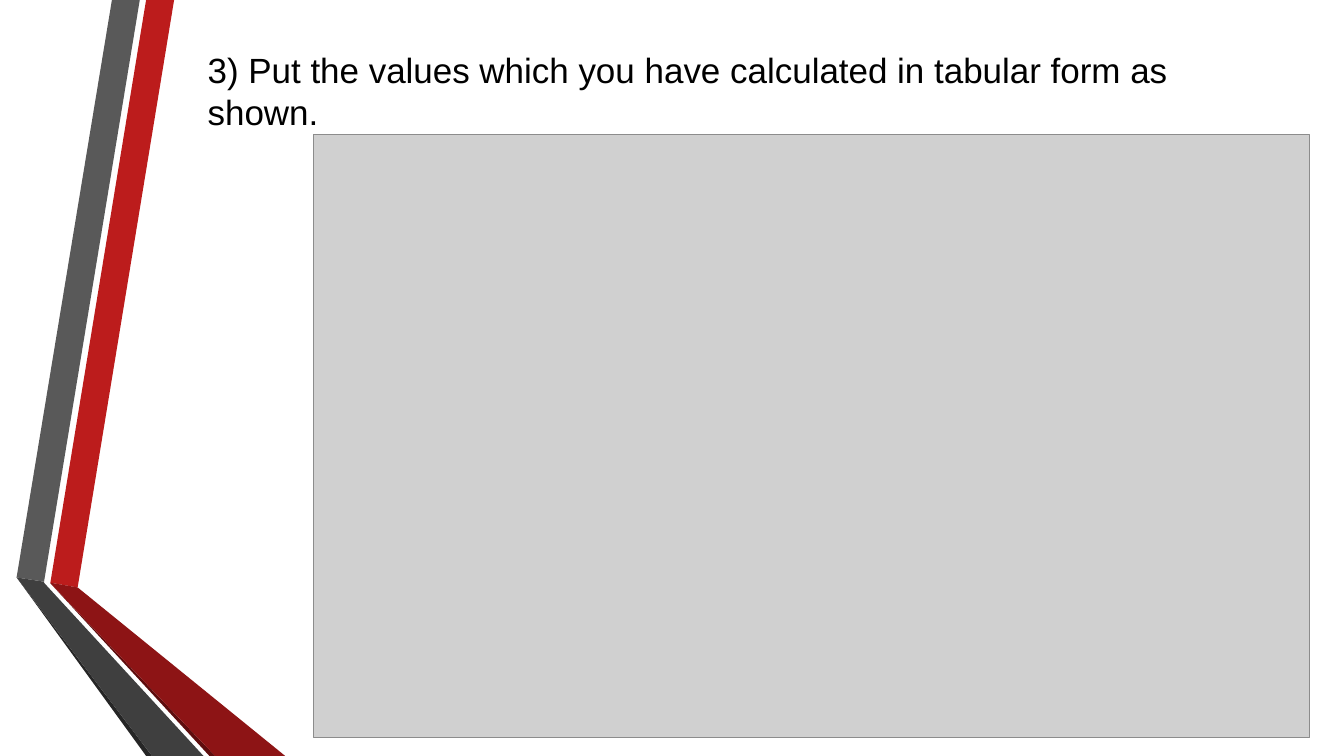
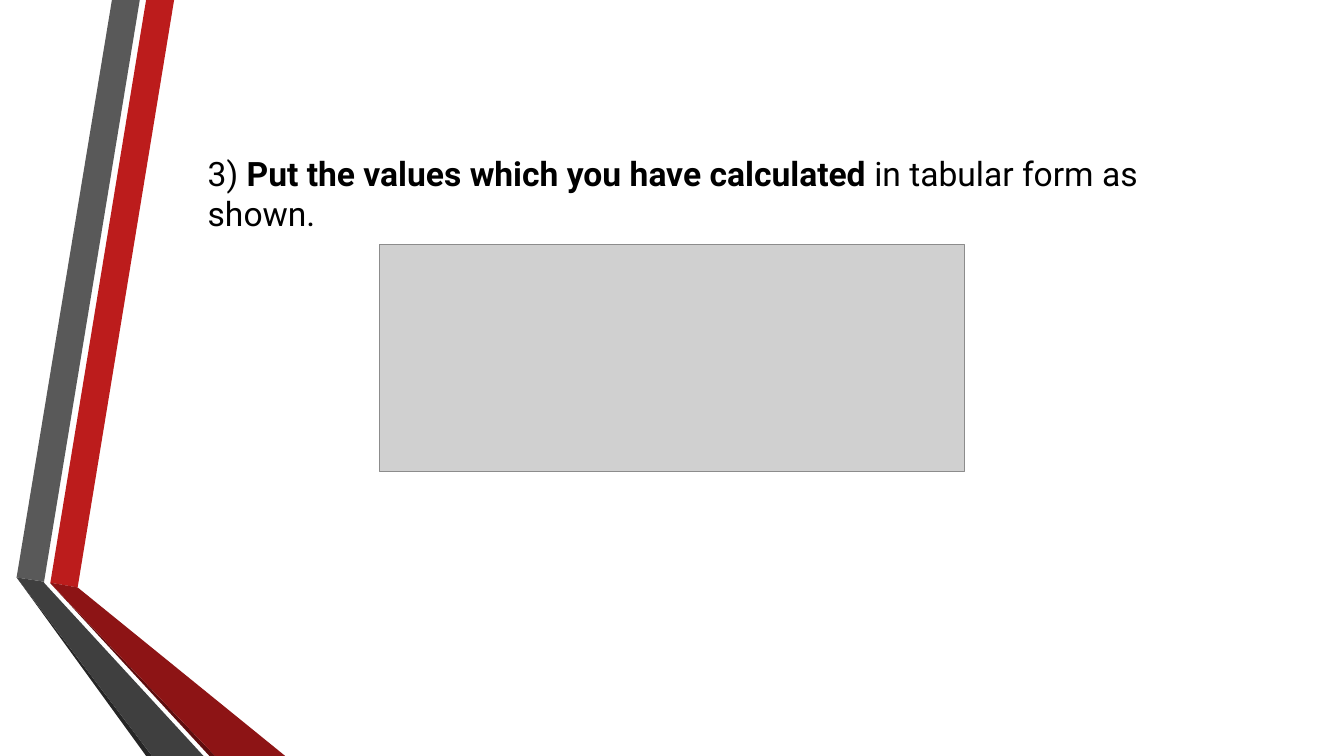
Before and after one commit to RahulAgrwal/Electrical-Virtual-lab, a slide deck: slide 5 of exp1/theoryimage/Procedure.pptx. Drawn at 1344x756 pixels with LibreOffice and Linux fonts; fonts in the diff are those of the drawing; grey boxes stand for pictures; background and template pictures are left out. Boxes give left, top, right and bottom in pixels: in the first picture for what was removed or moved away, otherwise in the second. Text is boxed around its words. In the diff, an @@ line names an element or a change of style, - is before the commit and + after.

```diff
--- a/exp1/theoryimage/Procedure.pptx
+++ b/exp1/theoryimage/Procedure.pptx
@@ text "3) Put the values which ..." moved from (x1=208, y1=57, x2=1167, y2=126) to (x1=208, y1=159, x2=1138, y2=194) @@
@@ text "3) Put the values which ..." at (x1=208, y1=159, x2=1138, y2=194): size 25 to 24 pt, font Arial to Roboto; bold on in "Put the values which you have calculated" @@
@@ picture resized from (x1=314, y1=135, x2=1311, y2=738) to (x1=379, y1=244, x2=965, y2=472) @@
```
Also in this commit, not shown: 5 other slides changed, 14 other files.
